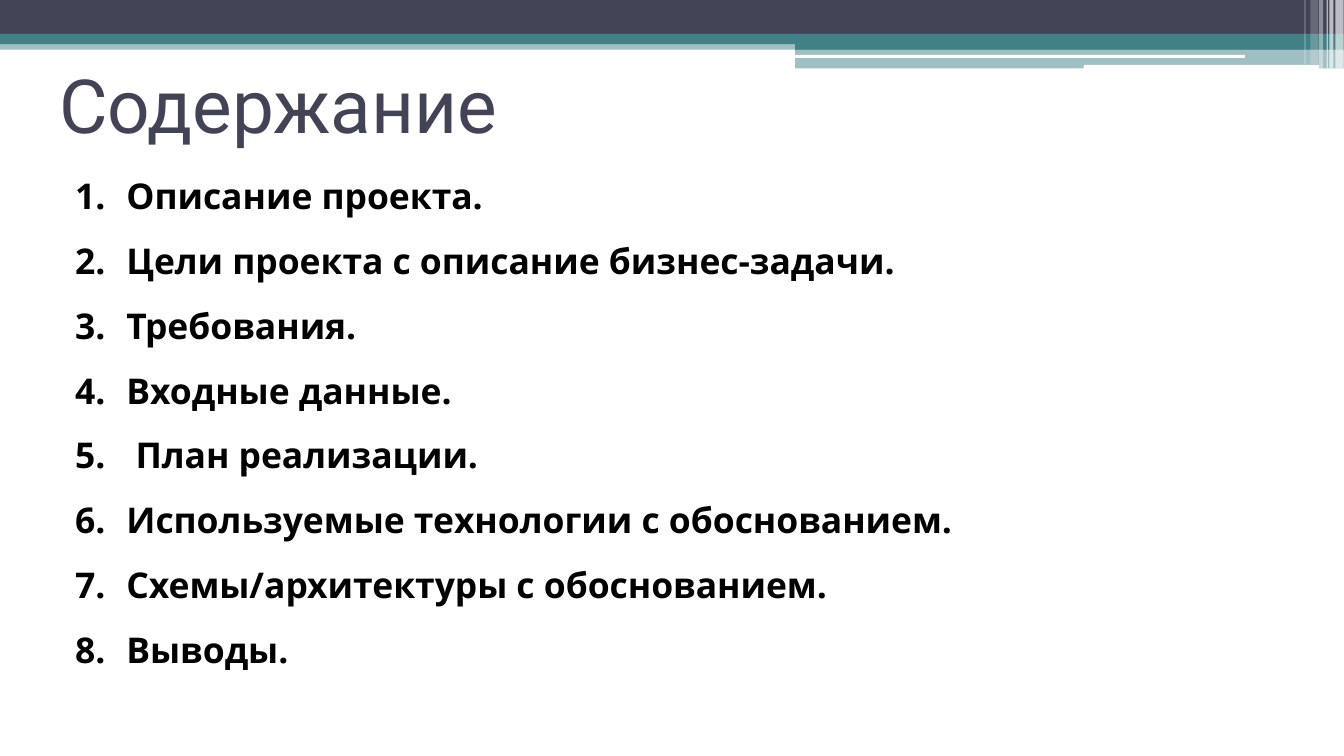
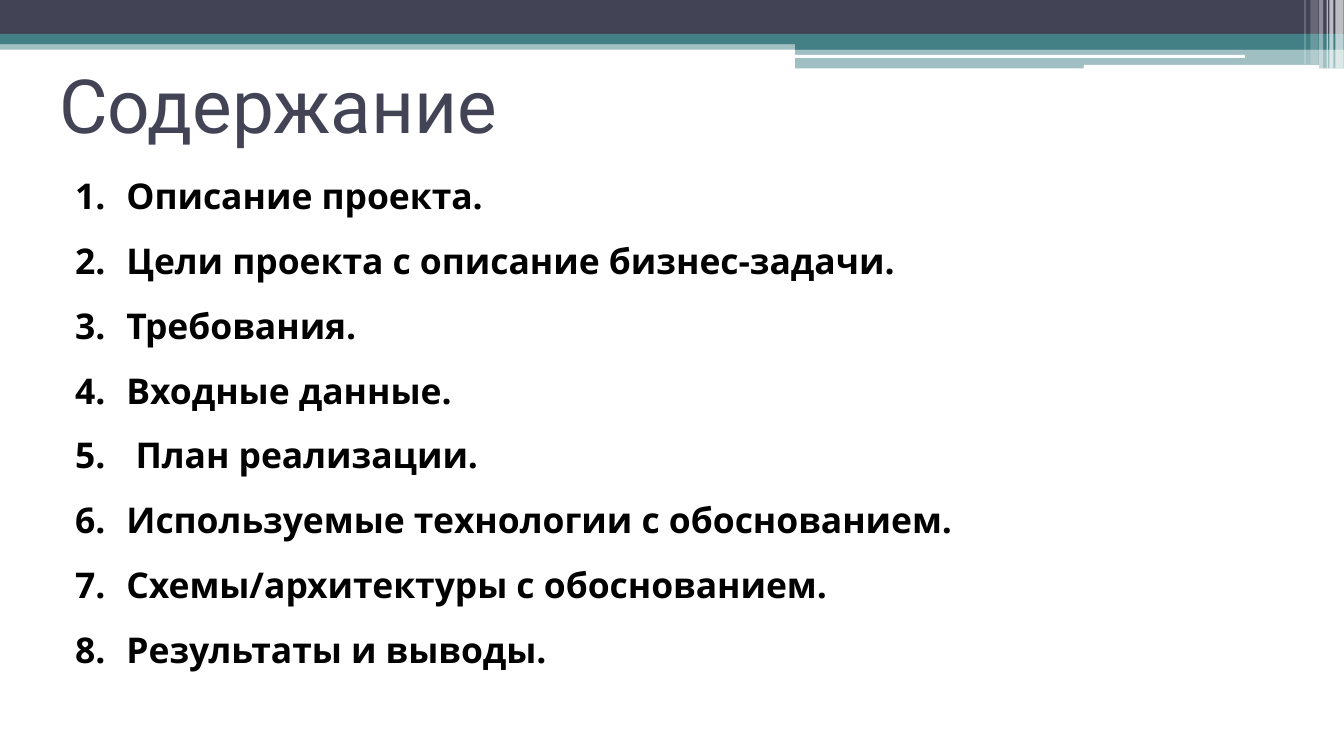
Before and after one commit to ValeryPetr/DE_Sprint_Final, a slide deck: slide 2 of docs/Final Project VPetrunin Analysis of Yellow Taxi.pptx. Drawn at 1344x756 pixels with LibreOffice and Linux fonts; fonts in the diff are those of the drawing. Boxes give left, top, right and bottom in pixels: in the first picture for what was removed or moved away, otherwise in the second. Text is boxed around its words. In the diff, an @@ line names an element or a change of style, - is before the commit and + after.

```diff
--- a/docs/Final Project VPetrunin Analysis of Yellow Taxi.pptx
+++ b/docs/Final Project VPetrunin Analysis of Yellow Taxi.pptx
@@ text at (x1=126, y1=637, x2=547, y2=672): text changed @@
-8. Выводы.
+8. Результаты и выводы.
```
Also in this commit, not shown: 4 other slides changed, 16 other files.
